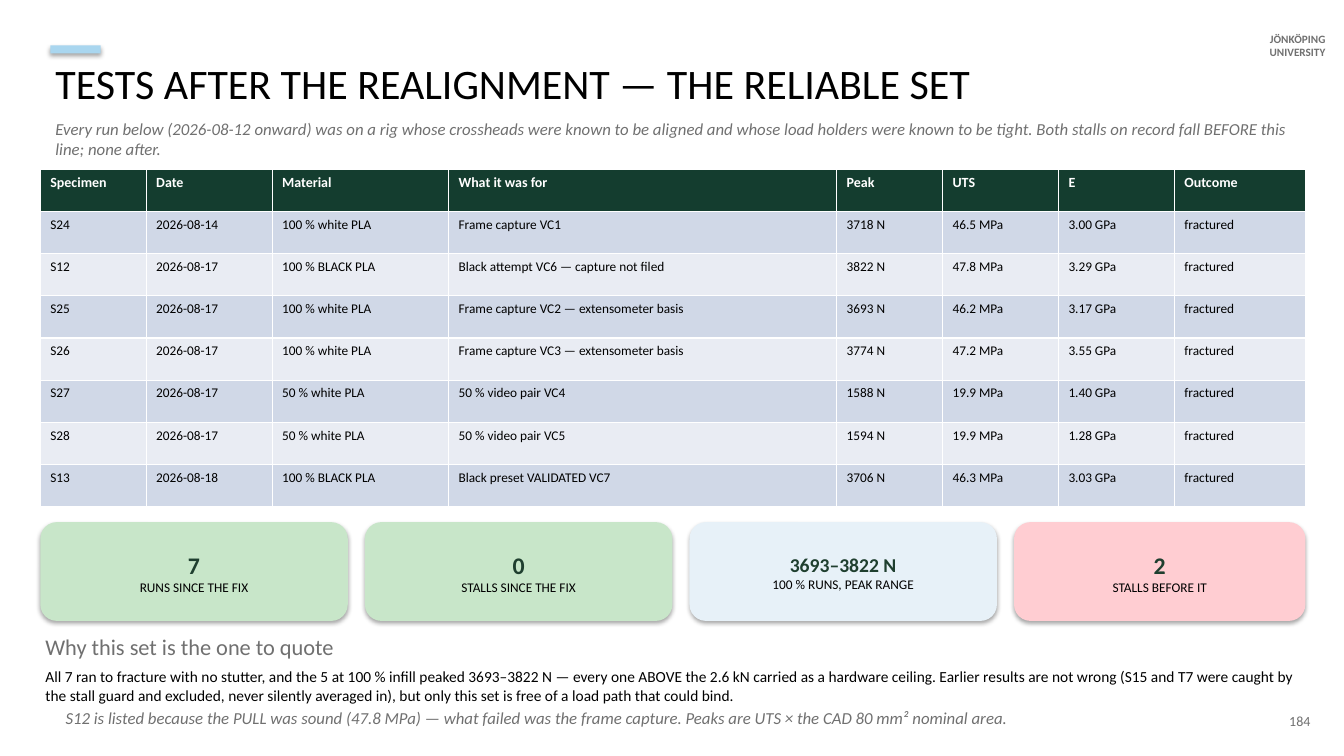
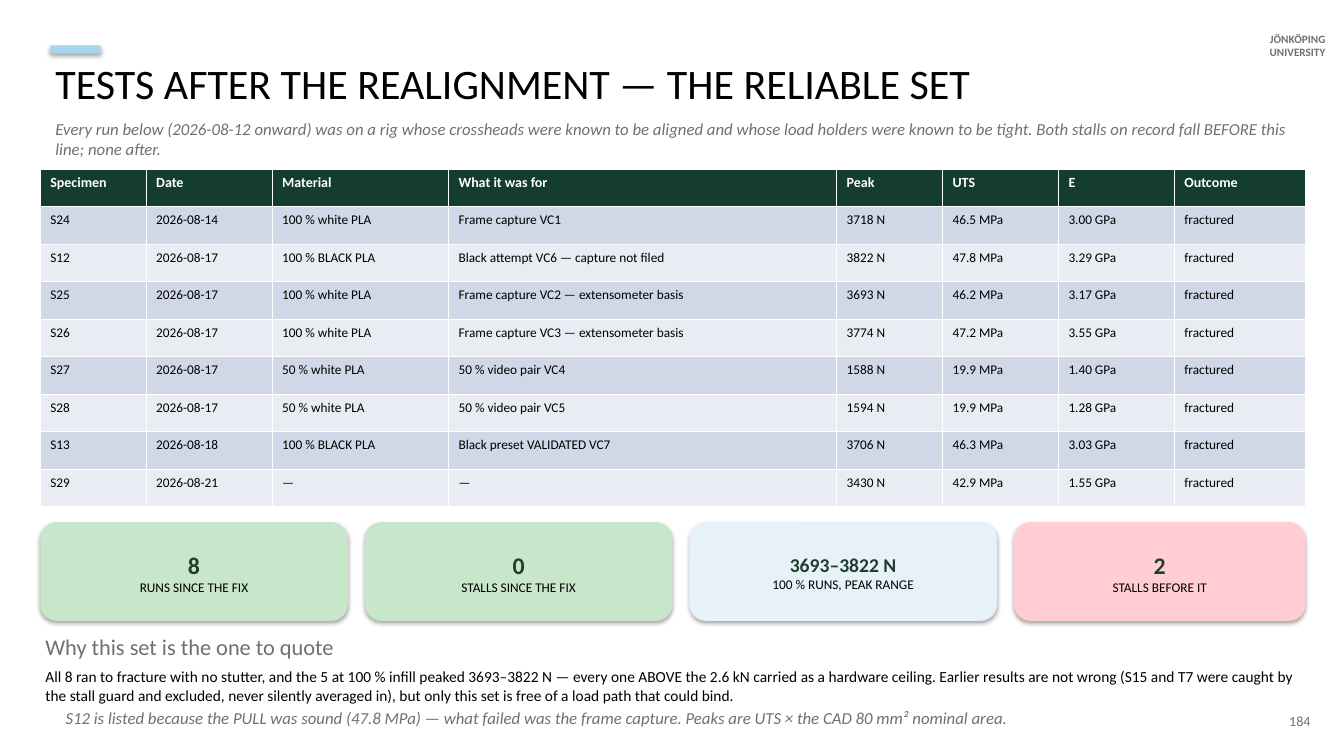
Before and after one commit to cenmir/UTM, a slide deck: slide 44 of documentation/V6a_8_6_20_slides.pptx. Drawn at 1344x756 pixels with LibreOffice and Linux fonts; fonts in the diff are those of the drawing. Boxes give left, top, right and bottom in pixels: in the first picture for what was removed or moved away, otherwise in the second. Text is boxed around its words. In the diff, an @@ line names an element or a change of style, - is before the commit and + after.

```diff
--- a/documentation/V6a_8_6_20_slides.pptx
+++ b/documentation/V6a_8_6_20_slides.pptx
@@ table at bbox=[40, 169, 1306, 507] @@
+row 9: S29 | 2026-08-21 | — | — | 3430 N | 42.9 MPa | 1.55 GPa | fractured
@@ text in rounded rectangle at bbox=[188, 557, 200, 574]: text changed @@
-7
+8
@@ text at bbox=[45, 671, 1293, 704]: text changed @@
-All 7 ran to fracture with no stutter, and the 5 at 100 % infill peaked 3693–3822 N — every one ABOVE the 2.6 kN carried as a hardware ceiling. Earlier results are not wrong (S15 and T7 were caught by the stall guard and excluded, never silently averaged in), but only this set is free of a load path that could bind.
+All 8 ran to fracture with no stutter, and the 5 at 100 % infill peaked 3693–3822 N — every one ABOVE the 2.6 kN carried as a hardware ceiling. Earlier results are not wrong (S15 and T7 were caught by the stall guard and excluded, never silently averaged in), but only this set is free of a load path that could bind.
```
Also in this commit, not shown: 5 other slides changed, 2 slides added, 1 other file.
